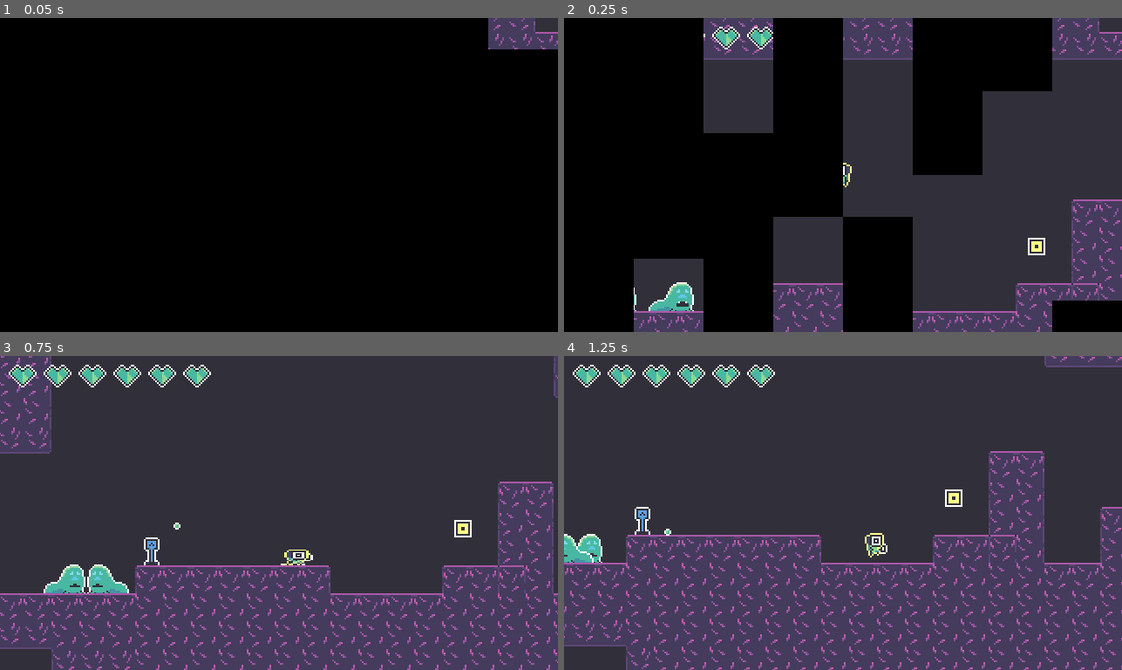
Above: before the commit, frames 1-4 (two rows, left to right).
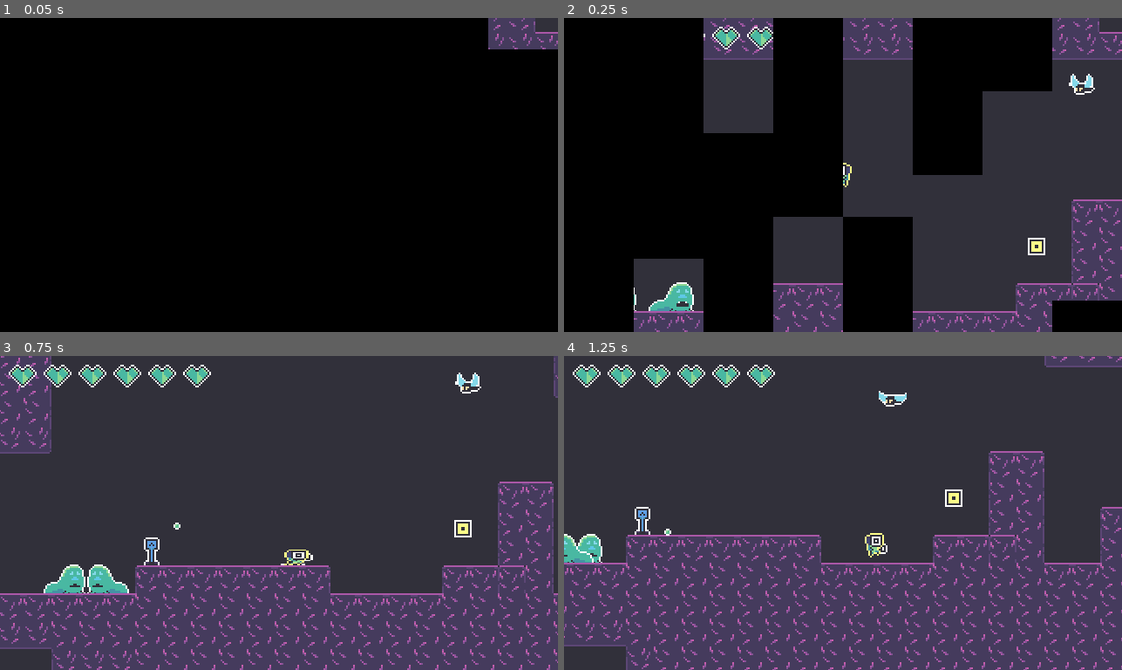
Above: after the commit, the same moments.

Repository: voithos/coloroid
Game: Godot game, scene res://scenes/levels/demo.tscn
Two runs of this game, one before a commit and one after it. Both use one fixed random seed, a clock stepped at 60 frames per second and the inputs below. Sound files missing from this copy of the repository are replaced by a short silence.
Inputs:
- Up to frame 1 (0.05 s): no input
- Up to frame 2 (0.25 s): no input
- Up to frame 3 (0.75 s): tap Enter at 0.5 s; hold Right (move_right) from 0.53 s (still down); tap Space (jump) at 0.6 s
- Up to frame 4 (1.25 s): keep holding Right (move_right); tap Space (jump) at 0.77, 1.07 s

Frame 1 is identical in both runs. In frame 2, 0.2% of the frame differs, in the area x 50-96%, y 17-53%; in frame 3, 0.1%; in frame 4, 0.1%.

Commit message:
Add a flying enemy.

Diff:
--- /dev/null
+++ b/scenes/enemies/enemy_projectile.tscn
@@ -0,0 +1,47 @@
+[gd_scene load_steps=5 format=2]
+
+[ext_resource path="res://scenes/projectile.tscn" type="PackedScene" id=1]
+[ext_resource path="res://assets/enemies/enemy_bullet.png" type="Texture" id=2]
+
+[sub_resource type="Animation" id=2]
+length = 0.001
+tracks/0/type = "value"
+tracks/0/path = NodePath("sprite:frame")
+tracks/0/interp = 1
+tracks/0/loop_wrap = true
+tracks/0/imported = false
+tracks/0/enabled = true
+tracks/0/keys = {
+"times": PoolRealArray( 0 ),
+"transitions": PoolRealArray( 1 ),
+"update": 0,
+"values": [ 0 ]
+}
+
+[sub_resource type="Animation" id=1]
+resource_name = "bullet"
+tracks/0/type = "value"
+tracks/0/path = NodePath("sprite:frame")
+tracks/0/interp = 1
+tracks/0/loop_wrap = true
+tracks/0/imported = false
+tracks/0/enabled = true
+tracks/0/keys = {
+"times": PoolRealArray( 0, 0.9 ),
+"transitions": PoolRealArray( 1, 1 ),
+"update": 0,
+"values": [ 0, 3 ]
+}
+
+[node name="projectile" instance=ExtResource( 1 )]
+
+[node name="sprite" parent="." index="0"]
+texture = ExtResource( 2 )
+hframes = 4
+
+[node name="animation" parent="." index="1"]
+anims/RESET = SubResource( 2 )
+anims/bullet = SubResource( 1 )
+
+[node name="hitbox" parent="." index="2"]
+collision_mask = 4
--- /dev/null
+++ b/scenes/enemies/flying_enemy.gd
@@ -0,0 +1,15 @@
+extends "res://scenes/enemies/targeting_enemy.gd"
+
+export (float) var acceleration = 100
+
+
+func _physics_process(delta):
+    if target_player:
+        _chase_player(target_player, delta)
+
+func _chase_player(player, delta):
+    var direction = (player.global_position - global_position).normalized()
+    velocity += direction * acceleration * delta
+    velocity = velocity.clamped(max_speed)
+    $sprite.flip_h = global_position > player.global_position
+    velocity = move_and_slide(velocity)
--- /dev/null
+++ b/scenes/enemies/flying_enemy.tscn
@@ -0,0 +1,70 @@
+[gd_scene load_steps=8 format=2]
+
+[ext_resource path="res://scenes/enemies/enemy.tscn" type="PackedScene" id=1]
+[ext_resource path="res://assets/enemies/flying_enemy.png" type="Texture" id=2]
+[ext_resource path="res://scenes/outline.tres" type="Material" id=3]
+[ext_resource path="res://scenes/enemies/flying_enemy.gd" type="Script" id=4]
+
+[sub_resource type="RectangleShape2D" id=3]
+extents = Vector2( 4.5, 2.5 )
+
+[sub_resource type="Animation" id=1]
+length = 0.001
+tracks/0/type = "value"
+tracks/0/path = NodePath("sprite:frame")
+tracks/0/interp = 1
+tracks/0/loop_wrap = true
+tracks/0/imported = false
+tracks/0/enabled = true
+tracks/0/keys = {
+"times": PoolRealArray( 0 ),
+"transitions": PoolRealArray( 1 ),
+"update": 0,
+"values": [ 0 ]
+}
+
+[sub_resource type="Animation" id=2]
+resource_name = "fly"
+length = 0.5
+loop = true
+step = 0.0833333
+tracks/0/type = "value"
+tracks/0/path = NodePath("sprite:frame")
+tracks/0/interp = 1
+tracks/0/loop_wrap = true
+tracks/0/imported = false
+tracks/0/enabled = true
+tracks/0/keys = {
+"times": PoolRealArray( 0, 0.416667, 0.5 ),
+"transitions": PoolRealArray( 1, 1, 1 ),
+"update": 0,
+"values": [ 0, 5, 5 ]
+}
+
+[node name="flying_enemy" instance=ExtResource( 1 )]
+script = ExtResource( 4 )
+max_health = 3.0
+max_speed = 100
+
+[node name="sprite" parent="." index="0"]
+material = ExtResource( 3 )
+texture = ExtResource( 2 )
+hframes = 6
+
+[node name="shape" parent="." index="1"]
+position = Vector2( -0.5, 1.5 )
+shape = SubResource( 3 )
+
+[node name="animation" parent="." index="2"]
+autoplay = "fly"
+anims/RESET = SubResource( 1 )
+anims/fly = SubResource( 2 )
+
+[node name="shape" parent="hurtbox" index="0"]
+shape = SubResource( 3 )
+
+[node name="shape" parent="hitbox" index="0"]
+shape = SubResource( 3 )
+
+[editable path="hurtbox"]
+[editable path="hitbox"]
--- /dev/null
+++ b/scenes/enemies/targeting_enemy.gd
@@ -0,0 +1,14 @@
+extends "res://scenes/enemies/enemy.gd"
+
+var target_player
+export (float) var targeting_range = 500
+
+func _ready():
+    call_deferred("_find_player")
+
+func _find_player():
+    var player = get_tree().get_nodes_in_group("player")[0]
+    target_player = player
+
+func _is_in_range():
+    return target_player.global_position.distance_squared_to(global_position) < (targeting_range * targeting_range)
--- a/scenes/levels/demo.tscn
+++ b/scenes/levels/demo.tscn
@@ -7,6 +7,7 @@
 [ext_resource path="res://scenes/core.tscn" type="PackedScene" id=5]
 [ext_resource path="res://scenes/hp_pickup.tscn" type="PackedScene" id=6]
 [ext_resource path="res://scenes/checkpoint.tscn" type="PackedScene" id=7]
+[ext_resource path="res://scenes/enemies/flying_enemy.tscn" type="PackedScene" id=8]
 
 [node name="demo" type="Node2D"]
 
@@ -27,6 +28,9 @@
 [node name="patrol_enemy2" parent="enemies" instance=ExtResource( 4 )]
 position = Vector2( 53, 146 )
 
+[node name="enemy" parent="enemies" instance=ExtResource( 8 )]
+position = Vector2( 297, 29 )
+
 [node name="tilemap" parent="." instance=ExtResource( 1 )]
 tile_data = PoolIntArray( -65535, 0, 1, -65534, 0, 2, -65533, 0, 2, -65532, 0, 2, -65531, 0, 2, -65530, 0, 2, -65529, 0 …(4477 unchanged characters)…
 
--- a/scenes/player.gd
+++ b/scenes/player.gd
@@ -91,7 +91,10 @@
     yield(get_tree().create_timer(0.2), "timeout")
 
     is_controllable = true
-    $animation.play("idle")
+    if !is_on_floor():
+        $animation.play('jump')
+    else:
+        $animation.play("idle")
 
 func _duplicate_materials():
     $sprite.material = $sprite.material.duplicate()
Binary file added: assets/enemies/enemy_bullet.aseprite
Binary file added: assets/enemies/enemy_bullet.png
Not shown, added: assets/enemies/enemy_bullet.png.import
Binary file added: assets/enemies/flying_enemy.aseprite
Binary file added: assets/enemies/flying_enemy.png
Not shown, added: assets/enemies/flying_enemy.png.import
Binary file changed: assets/props/checkpoint.aseprite
Binary file changed: assets/props/checkpoint.png
Not shown: 1 places in scenes/levels/demo.tscn that only renumber resources
Not shown, changed: TODO.md
